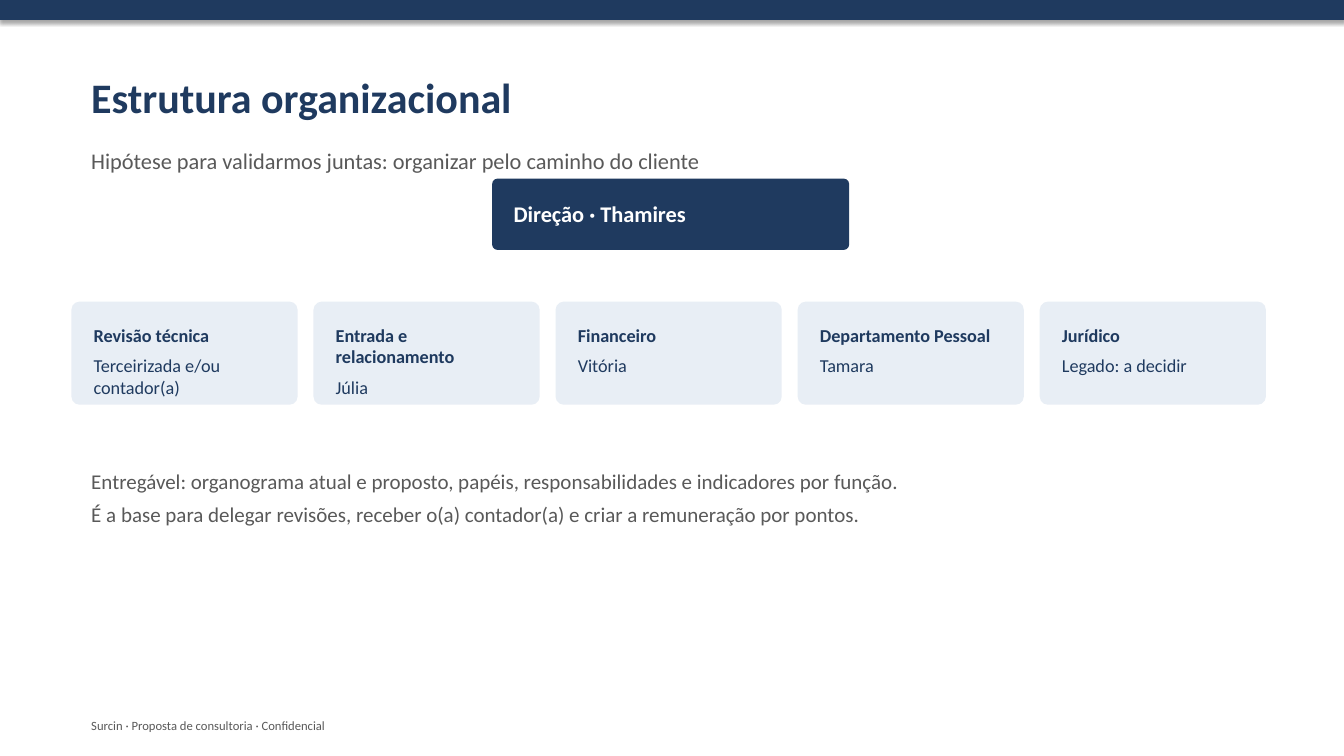
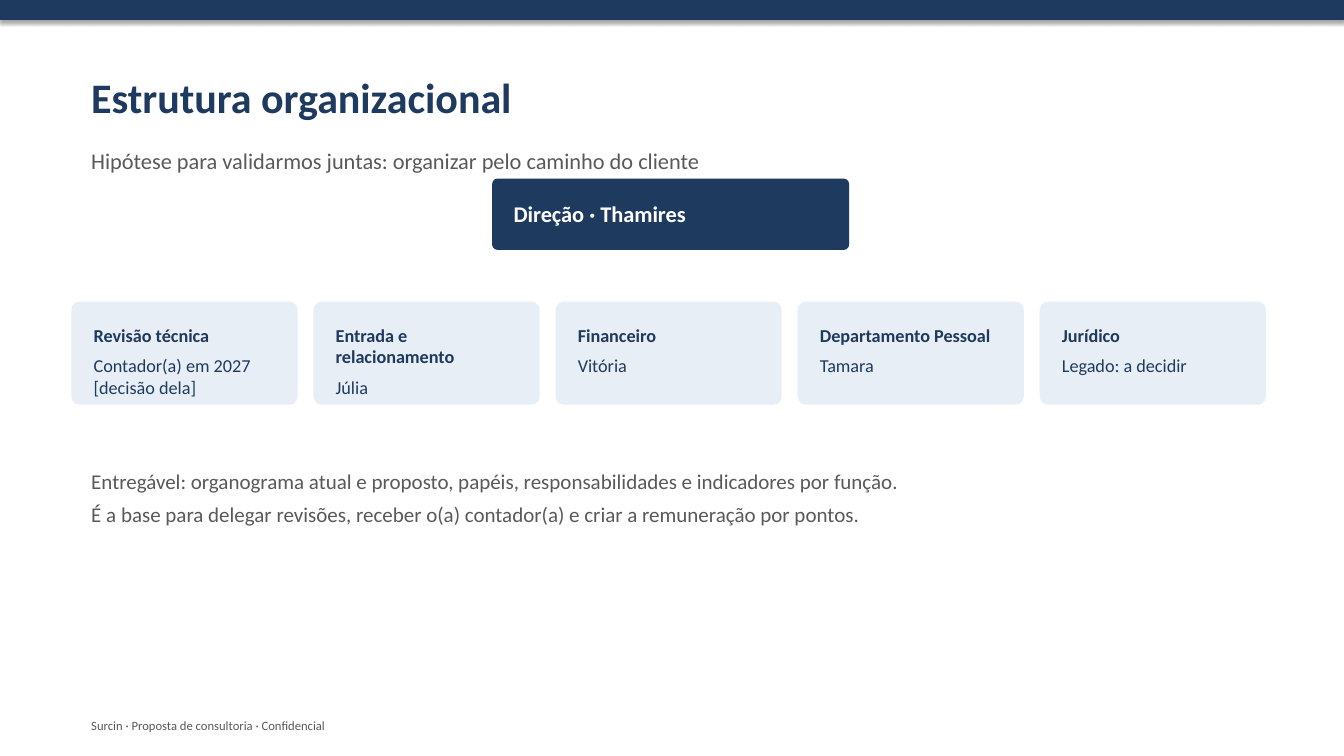
Before and after one commit to rromao-DS/Sourcin-Consultoria, a slide deck: slide 5 of proposta-surcin/06-apresentacao-proposta.pptx. Drawn at 1344x756 pixels with LibreOffice and Linux fonts; fonts in the diff are those of the drawing. Boxes give left, top, right and bottom in pixels: in the first picture for what was removed or moved away, otherwise in the second. Text is boxed around its words. In the diff, an @@ line names an element or a change of style, - is before the commit and + after.

```diff
--- a/proposta-surcin/06-apresentacao-proposta.pptx
+++ b/proposta-surcin/06-apresentacao-proposta.pptx
@@ text in rounded rectangle at (94, 359, 251, 397): text changed @@
-Terceirizada e/ou contador(a)
+Contador(a) em 2027 [decisão dela]
```
Also in this commit, not shown: 3 other slides changed, 7 other files.
